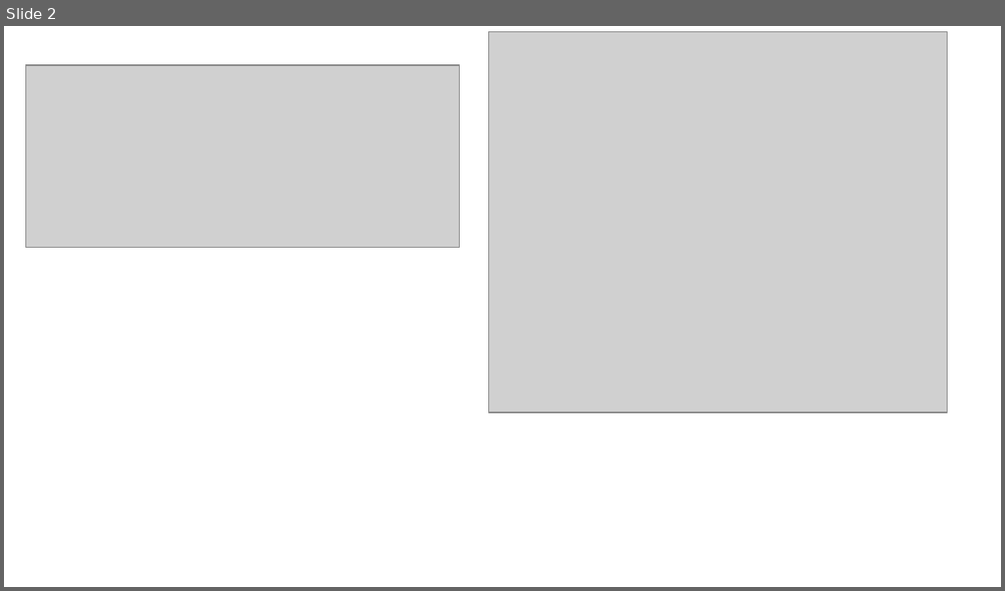
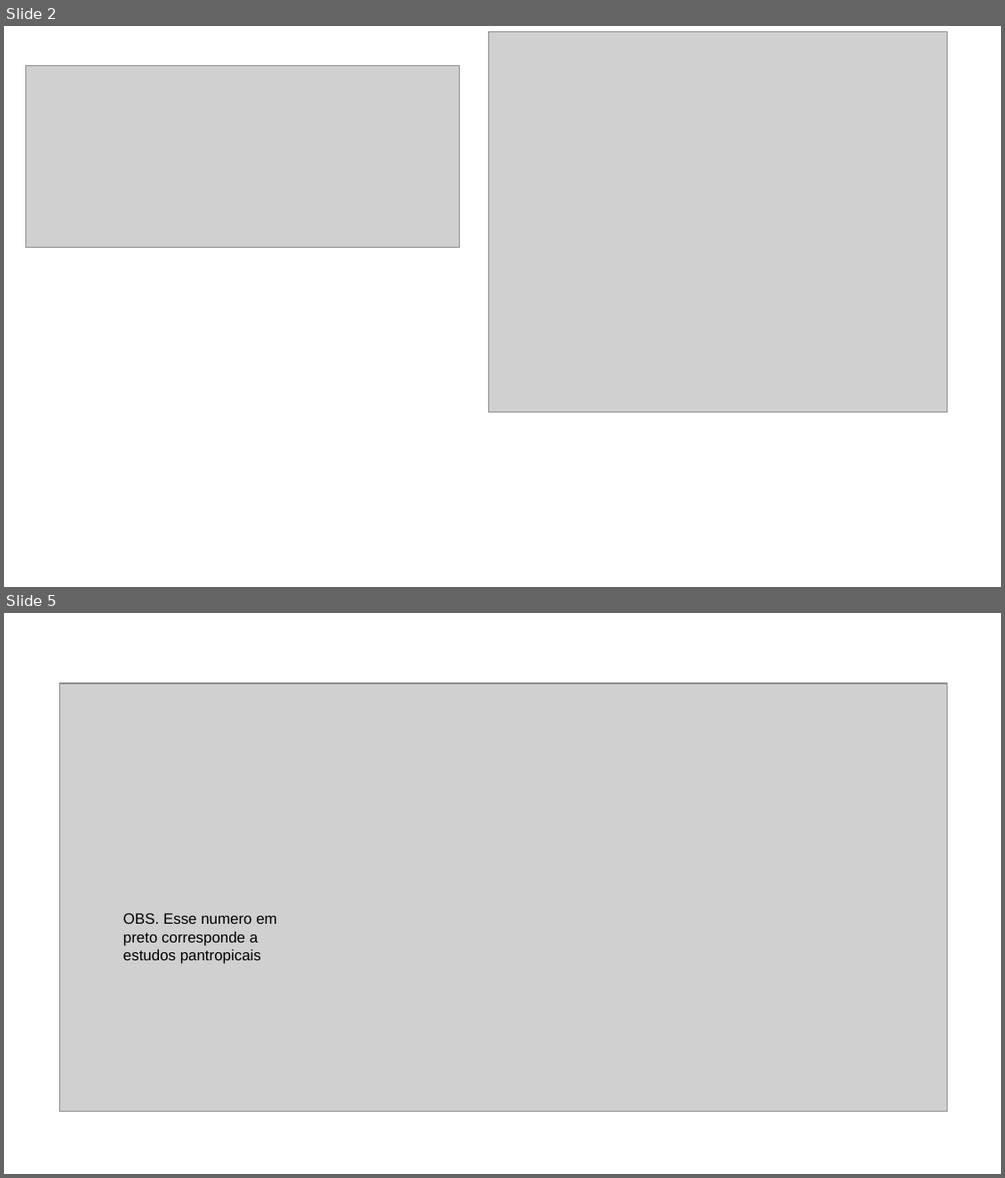
Before and after one commit to miralaba/logging_scientiometrics, a slide deck: results/cienciometria.pptx. Shown one above the other, each under a label of ours: slide 2 before the commit, slides 2 and 5 after it; the slides between them are not shown. The pictures are 1005x591 and 1005x1178 pixels, drawn with LibreOffice and Linux fonts; fonts in the diff are those of the drawing; grey boxes stand for pictures. Boxes give left, top, right and bottom in pixels: in the first picture for what was removed or moved away, otherwise in the second. Text is boxed around its words. In the diff, an @@ line names an element or a change of style, - is before the commit and + after.

```diff
--- a/results/cienciometria.pptx
+++ b/results/cienciometria.pptx
@@ slide 5 added at (4, 613, 1001, 1174), background #FFFFFF @@
@@ picture added at (59, 683, 947, 1111) @@
@@ text added at (123, 913, 277, 964), 12 pt, text #000000 @@
+OBS. Esse numero em preto corresponde a estudos pantropicais
```
Also in this commit, not shown: 1 slide changed, 3 other slides added, 6 slides removed, 6 other files.
